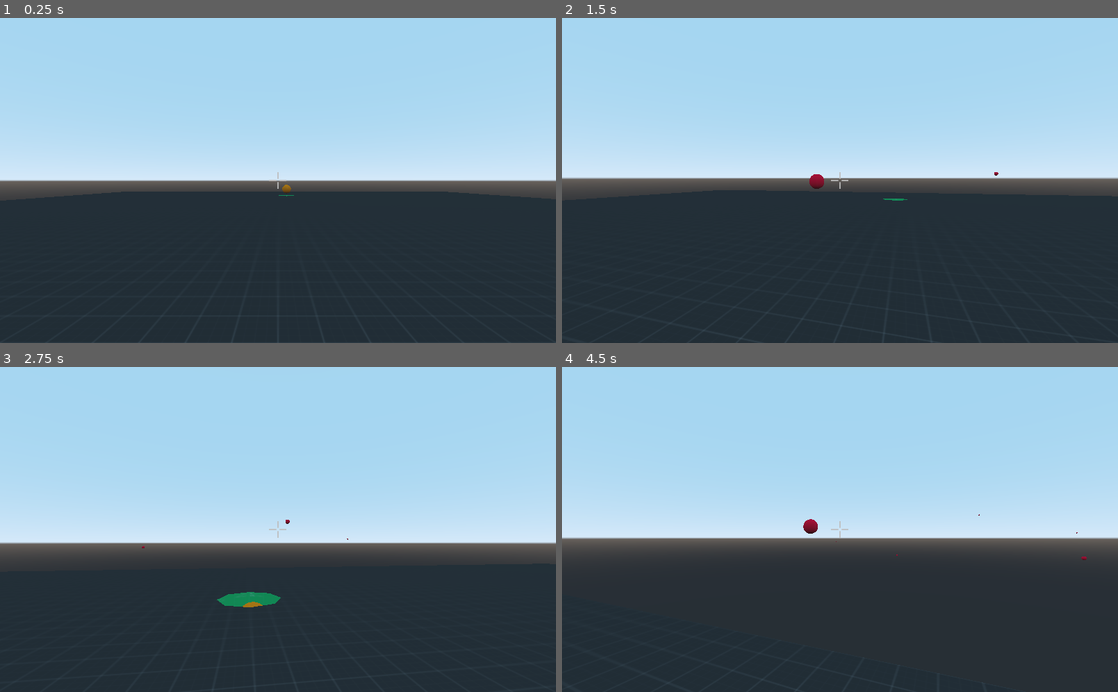
Above: before the commit, frames 1-4 (two rows, left to right).
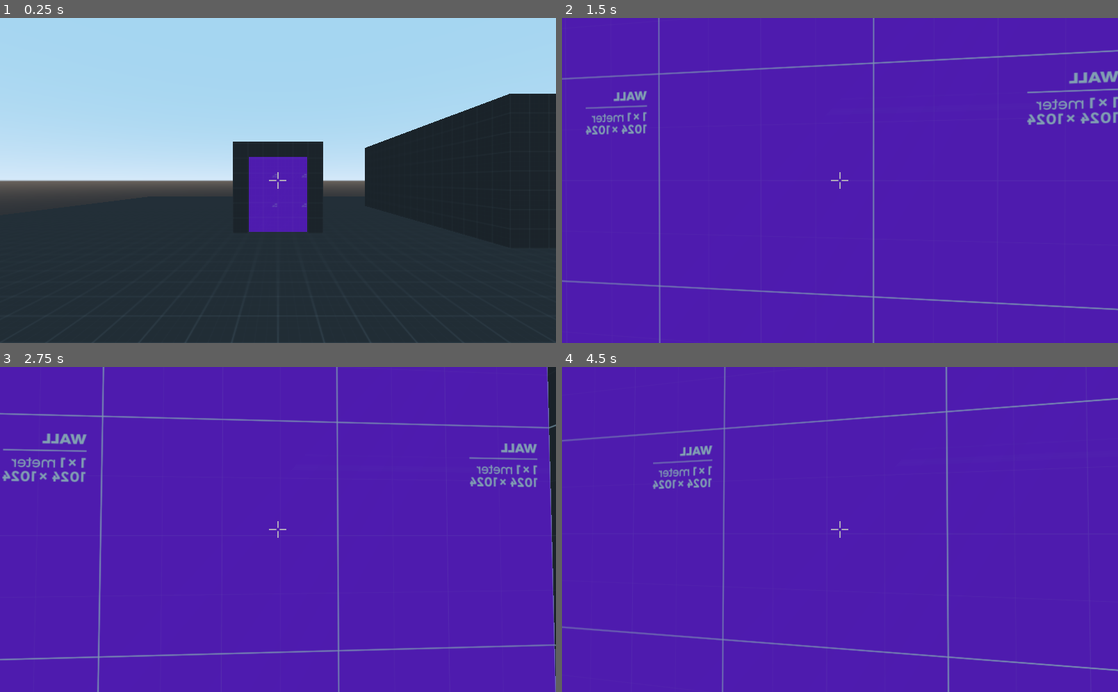
Above: after the commit, the same moments.

Repository: Datoh/RocketGolf
Game: Godot game, scene res://scenes/LevelTest.tscn
Two runs of this game, one before a commit and one after it. Both use one fixed random seed, a clock stepped at 60 frames per second and the inputs below.
Inputs (mouse positions are in pixels of both pictures, inside the frame that each line leads up to):
- Up to frame 1 (0.25 s): no input
- Up to frame 2 (1.5 s): tap Enter at 0.5 s; move the mouse to (867, 180) at 0.52 s; hold Up (ui_up) from 0.53 s (still down); tap Space (ui_fire) at 0.6, 1.35 s; move the mouse to (812, 180) at 1.27 s
- Up to frame 3 (2.75 s): keep holding Up (ui_up); move the mouse to (289, 523) at 2.02 s; tap Space (ui_fire) at 2.1 s
- Up to frame 4 (4.5 s): keep holding Up (ui_up); move the mouse to (834, 536) at 2.77 s; tap Space (ui_fire) at 2.85, 3.6, 4.35 s; move the mouse to (878, 532) at 3.52 s; move the mouse to (795, 526) at 4.27 s

The runs differ from the first frame. In frame 1, 12% of the frame differs, in the area x 8-100%, y 23-66%; in frame 2, 100%; in frame 3, 100%; in frame 4, 100%, in the area x 0-100%, y 0-100%.
Error after the commit: Invalid get index 'global_transform' (on base: 'null instance'). (res://scripts/Teleport.gd:8)

Commit message:
[gameplay] Add teleport

Diff:
--- a/project.godot
+++ b/project.godot
@@ -65,6 +65,7 @@
 3d_physics/layer_1="player"
 3d_physics/layer_2="hole"
 3d_physics/layer_3="rocket"
+3d_physics/layer_4="teleport"
 
 [rendering]
 
--- a/scenes/LevelTest.tscn
+++ b/scenes/LevelTest.tscn
@@ -6,6 +6,7 @@
 [ext_resource path="res://scenes/Ball.tscn" type="PackedScene" id=4]
 [ext_resource path="res://assets/images/dark_grid.tres" type="Material" id=5]
 [ext_resource path="res://assets/images/green_grid.tres" type="Material" id=6]
+[ext_resource path="res://scenes/Teleport.tscn" type="PackedScene" id=7]
 
 [sub_resource type="BoxShape" id=1]
 
@@ -26,11 +27,21 @@
 transform = Transform( 1, 0, 0, 0, 1, 0, 0, 0, 1, -16, 0.5, 0 )
 material = ExtResource( 6 )
 
+[node name="Top" type="CSGBox" parent="Content"]
+transform = Transform( 1, 0, 0, 0, 1, 0, 0, 0, 1, 0, 0, 10 )
+use_collision = true
+collision_layer = 5
+collision_mask = 5
+width = 10.0
+height = 10.0
+depth = 10.0
+material = ExtResource( 5 )
+
 [node name="Player" parent="." instance=ExtResource( 3 )]
-transform = Transform( -4.37114e-08, 0, 1, 0, 1, 0, -1, 0, -4.37114e-08, 11, 1.5, 1 )
+transform = Transform( -1, 0, -8.74228e-08, 0, 1, 0, 8.74228e-08, 0, -1, 11, 1.5, -1 )
 
 [node name="Ball" parent="." instance=ExtResource( 4 )]
-transform = Transform( 1, 0, 0, 0, 1, 0, 0, 0, 1, -16, 2, 0 )
+transform = Transform( 1, 0, 0, 0, 1, 0, 0, 0, 1, -1, 2, 0 )
 
 [node name="Rockets" type="Spatial" parent="."]
 
@@ -53,5 +64,12 @@
 [node name="CollisionShape4" type="CollisionShape" parent="Walls"]
 transform = Transform( 1, 0, 0, 0, 100, 0, 0, 0, 25, -25, 100, 0 )
 shape = SubResource( 1 )
+
+[node name="Teleport1" parent="." instance=ExtResource( 7 )]
+transform = Transform( 1, 0, 0, 0, 1, 0, 0, 0, 1, 11, 2.04489, 7 )
+
+[node name="Teleport1Destination" type="RayCast" parent="."]
+transform = Transform( 1, 0, 0, 0, 1, 0, 0, 0, 1, 0, 6, 11 )
+cast_to = Vector3( 0, 0, 1 )
 [connection signal="win" from="Content/Ground/Hole" to="." method="_on_Hole_win"]
 [connection signal="fire_rocket" from="Player" to="." method="_on_Player_fire_rocket"]
--- a/scenes/Player.tscn
+++ b/scenes/Player.tscn
@@ -12,6 +12,8 @@
 mid_height = 1.5
 
 [node name="Player" type="KinematicBody"]
+collision_layer = 9
+collision_mask = 9
 script = ExtResource( 1 )
 
 [node name="CollisionShape" type="CollisionShape" parent="."]
--- /dev/null
+++ b/scenes/Teleport.tscn
@@ -0,0 +1,41 @@
+[gd_scene load_steps=5 format=2]
+
+[ext_resource path="res://assets/images/purple_grid.tres" type="Material" id=1]
+[ext_resource path="res://scripts/Teleport.gd" type="Script" id=2]
+[ext_resource path="res://assets/images/dark_grid.tres" type="Material" id=3]
+
+[sub_resource type="BoxShape" id=1]
+extents = Vector3( 1, 1.75, 0.2 )
+
+[node name="Teleport" type="CSGBox"]
+transform = Transform( 1, 0, 0, 0, 1, 0, 0, 0, 1, 0, 2.04489, 0 )
+use_collision = true
+collision_layer = 5
+collision_mask = 5
+width = 3.0
+height = 4.0
+depth = 0.5
+material = ExtResource( 3 )
+script = ExtResource( 2 )
+
+[node name="TeleportArea" type="CSGBox" parent="."]
+transform = Transform( 1, 0, 0, 0, 1, 0, 0, 0, 1, 0, -0.5, 0 )
+operation = 2
+height = 4.0
+depth = 1.0
+material = ExtResource( 3 )
+
+[node name="TeleportAreaInside" type="CSGBox" parent="."]
+transform = Transform( 1, 0, 0, 0, 1, 0, 0, 0, 1, 0, -0.25, 0 )
+height = 3.5
+depth = 0.25
+material = ExtResource( 1 )
+
+[node name="Area" type="Area" parent="."]
+collision_layer = 8
+collision_mask = 0
+
+[node name="CollisionShape" type="CollisionShape" parent="Area"]
+transform = Transform( 1, 0, 0, 0, 1, 0, 0, 0, 1, 0, -0.25, 0 )
+shape = SubResource( 1 )
+[connection signal="body_entered" from="Area" to="." method="_on_Area_body_entered"]
--- a/scripts/Player.gd
+++ b/scripts/Player.gd
@@ -1,17 +1,15 @@
 extends KinematicBody
 
-export var speed = 10
-export var acceleration = 5
-export var gravity = 0.98
-export var mouse_sensitivity = 0.3
+onready var head = $Head
+onready var camera = $Head/Camera
+onready var rocket_origin = $Head/Camera/Position3DOrigin
+onready var rocket_direction = $Head/Camera/Position3DDirection
 
-onready var _head = $Head
-onready var _camera = $Head/Camera
-onready var _rocket_origin = $Head/Camera/Position3DOrigin
-onready var _rocket_direction = $Head/Camera/Position3DDirection
+export(float) var gravity = -30.0
+export(float) var max_speed = 8.0
+export(float) var mouse_sensitivity = 0.002  # radians/pixel
 
-var _velocity = Vector3()
-var _camera_x_rotation = 0
+var velocity = Vector3()
 
 signal fire_rocket(rocket)
 
@@ -22,41 +20,40 @@
 
 
 func _input(event: InputEvent) -> void:
-  if event is InputEventMouseMotion:
-    _head.rotate_y(deg2rad(-event.relative.x * mouse_sensitivity))
+  if event is InputEventMouseMotion and Input.get_mouse_mode() == Input.MOUSE_MODE_CAPTURED:
+    rotate_y(-event.relative.x * mouse_sensitivity)
+    camera.rotate_x(-event.relative.y * mouse_sensitivity)
+    camera.rotation.x = clamp(camera.rotation.x, -1.2, 1.2)
 
-    var x_delta = event.relative.y * mouse_sensitivity
-    if _camera_x_rotation + x_delta > -90 and _camera_x_rotation + x_delta < 90:
-      _camera.rotate_x(deg2rad(-x_delta))
-      _camera_x_rotation += x_delta
+
+func get_input() -> Vector3:
+  if Input.is_action_just_pressed("ui_fire"):
+    fire_rocket()
+
+  var input_dir = Vector3()
+  # desired move in camera direction
+  if Input.is_action_pressed("ui_up"):
+    input_dir += -camera.global_transform.basis.z
+  if Input.is_action_pressed("ui_down"):
+    input_dir += camera.global_transform.basis.z
+  if Input.is_action_pressed("ui_left"):
+    input_dir += -camera.global_transform.basis.x
+  if Input.is_action_pressed("ui_right"):
+    input_dir += camera.global_transform.basis.x
+  input_dir = input_dir.normalized()
+  return input_dir
 
 
 func _physics_process(delta: float) -> void:
-  var direction = Vector3()
+  velocity.y += gravity * delta
+  var desired_velocity = get_input() * max_speed
 
-  var head_basis = _head.get_global_transform().basis
-
-  if Input.is_action_pressed("ui_up"):
-   direction -= head_basis.z
-  elif Input.is_action_pressed("ui_down"):
-   direction += head_basis.z
-
-  if Input.is_action_pressed("ui_left"):
-   direction -= head_basis.x
-  elif Input.is_action_pressed("ui_right"):
-   direction += head_basis.x
-
-  if Input.is_action_just_pressed("ui_fire"):
-    fire_rocket()
-
-  direction = direction.normalized()
-  _velocity = _velocity.linear_interpolate(direction * speed, acceleration * delta)
-  _velocity.y -= gravity
-
-  _velocity = move_and_slide(_velocity)
+  velocity.x = desired_velocity.x
+  velocity.z = desired_velocity.z
+  velocity = move_and_slide(velocity, Vector3.UP, true)
 
 
 func fire_rocket() -> void:
   var rocket = Rocket.instance()
-  rocket.launch(_rocket_origin.global_transform, _rocket_direction.global_transform)
+  rocket.launch(rocket_origin.global_transform, rocket_direction.global_transform)
   emit_signal("fire_rocket", rocket)
--- /dev/null
+++ b/scripts/Teleport.gd
@@ -0,0 +1,11 @@
+extends CSGBox
+
+func _on_Area_body_entered(body: Node) -> void:
+  var root = get_tree().root.get_child(0)
+  var destination = root.find_node(name + "Destination")
+  var player := body as KinematicBody
+  var player_transform_y = player.global_transform.origin.y - global_transform.origin.y
+  player.global_transform.origin = destination.global_transform.origin
+  player.global_transform.origin.y += player_transform_y
+  player.look_at(player.global_transform.origin + destination.cast_to, Vector3.UP)
+  emit_signal("teleport", body, destination)
Not shown: 1 places in scenes/LevelTest.tscn that only renumber resources
